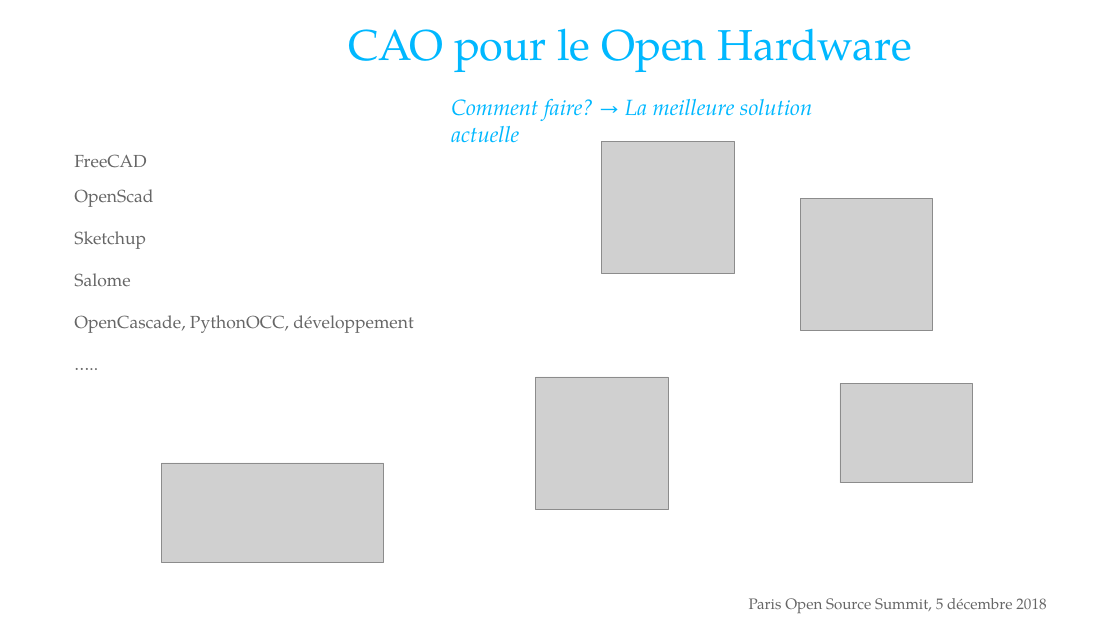
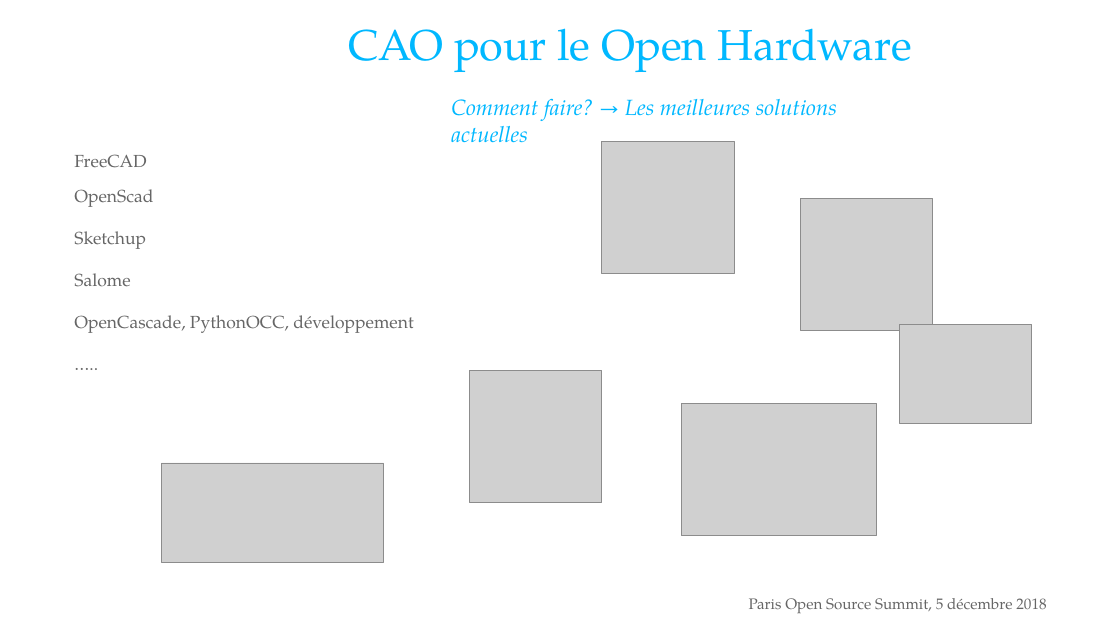
Before and after one commit to cadracks-project/pyosv, a slide deck: slide 6 of CampOSV_2018/decembre_2018_poss2018_Paris/pyosv_presentation_5decembre_POSS2018.odp. Drawn at 1120x630 pixels with LibreOffice and Linux fonts; fonts in the diff are those of the drawing; grey boxes stand for pictures; background and template pictures are left out. Boxes give left, top, right and bottom in pixels: in the first picture for what was removed or moved away, otherwise in the second. Text is boxed around its words. In the diff, an @@ line names an element or a change of style, - is before the commit and + after.

```diff
--- a/CampOSV_2018/decembre_2018_poss2018_Paris/pyosv_presentation_5decembre_POSS2018.odp
+++ b/CampOSV_2018/decembre_2018_poss2018_Paris/pyosv_presentation_5decembre_POSS2018.odp
@@ text at box(451, 98, 837, 143): text changed @@
-Comment faire? → La meilleure solution actuelle
+Comment faire? → Les meilleures solutions actuelles
@@ picture: place and size @@
-picture at box(840, 384, 972, 483)
+picture at box(900, 324, 1032, 423)
@@ picture: place and size @@
-picture at box(536, 377, 668, 509)
+picture at box(470, 371, 602, 502)
@@ picture added at box(681, 403, 877, 535) @@
```
Also in this commit, not shown: 8 other slides changed, 29 other files.
